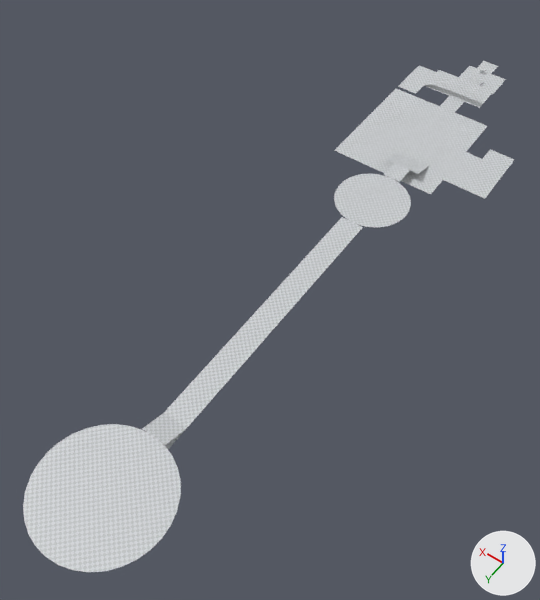
One commit to the Blender file ScoopsField/res/maps/painted_world/painted_world.blend: the scene before it, then after it.
Rendered twice from a camera (50 mm lens) standing at (-101.0, 331.0, 227.0) and looking at (3.0, 186.0, -1.0). The axes (+X, +Y, +Z) are drawn at lower right. The lights are the same throughout. The first picture is the older version.
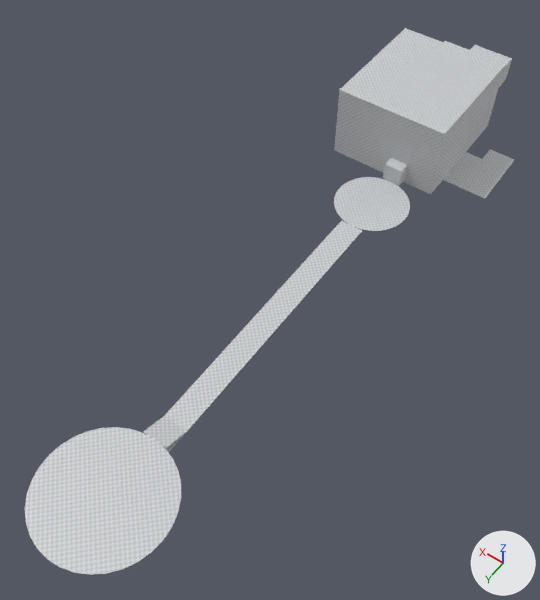
What the commit changed:
me_plane is used by ob_plane; location (0.0, 0.0, 0.0).
Verts and faces of me_plane; kept vertices keep their numbers, new ones are numbered from 10.
Before the commit, vertices of me_plane: 0 (-4.0, -4.0, 0.0) at pixel (498, 65), 1 (4.0, -4.0, 0.0) at pixel (483, 60), 2 (-4.0, 4.0, 0.0) at pixel (491, 73), 3 (4.0, 4.0, 0.0) at pixel (476, 68), 4 (-4.0, 19.0, 0.0).
Before the commit, vertices of me_plane: 5 (4.0, 19.0, 0.0), 6 (-12.0, 4.0, 0.0) at pixel (506, 79), 7 (-12.0, 19.0, 0.0) at pixel (493, 94), 8 (8.0, 4.0, 0.0) at pixel (469, 65), 9 (8.0, 19.0, 0.0).
me_plane had 10 vertices, 4 faces and spanned x -12.0..8.0, y -4.0..19.0, z 0.0.
me_plane no longer uses material mat_material (picture img_debug_diffuse_png).
me_plane now has 4 vertices, 1 face and spans x -12.0..8.0, y -7.0..8.0, z 0.0.
Part 2, on me_plane:
Vertices deleted: 0 to 9 (with the faces that use them).
New vertex 10 is at (-12.0, -7.0, 0.0).
New vertex 11 is at (8.0, -7.0, 0.0).
New vertex 12 is at (-12.0, 8.0, 0.0).
New vertex 13 is at (8.0, 8.0, 0.0).
New faces: (10, 11, 13, 12).
me_plane_004 is used by ob_plane_004; location (0.0, 36.0, 2.0).
me_plane_004 had 24 vertices, 13 faces and spanned x -41.0..28.0, y -1.0..65.0, z 0.0.
me_plane_004 now has 8 vertices, 3 faces and spans x -41.0..-21.0, y 23.4..53.8, z 0.0.
Part 1, on me_plane_004:
16 vertices are removed from x -21.0..28.0, y -1.0..65.0, z 0.0.
10 faces are deleted.
Mesh me_levelgeometrymesh is new.
It has 133 vertices, 101 faces and spans x -21.0..31.0, y -4.0..106.0, z 0.0..34.7.
It uses material mat_material (picture img_debug_diffuse_png).
Object 'Plane' (ob_plane) moves from (0.0, 0.0, 0.0) to (0.0, 11.0, 0.0).
Object 'Plane' (ob_plane) gains a SOLIDIFY modifier named 'Solidify'.
Modifier setting: thickness = 12.0.
Modifier setting: offset = 1.0.
Modifier setting: material_offset = 1.
Modifier setting: material_offset_rim = 2.
Modifier setting: use_even_offset = True.
Modifier setting: use_quality_normals = True.
Object 'Plane' (ob_plane) is now hidden.
Object 'Plane.001' (ob_plane_001) is deleted.
Object 'Plane.002' (ob_plane_002) moves from (0.0, 18.0, 0.0) to (0.0, 15.0, 0.0).
Object 'Plane.005' (ob_plane_005) is deleted.
Object 'Plane.006' (ob_plane_006) is deleted.
Object 'Circle' (ob_circle) moves from (-4.0, 122.0, 6.0) to (-4.0, 122.0, 4.0).
Object 'Plane.007' (ob_plane_007) moves from (-4.0, 138.9, 6.0) to (-4.0, 138.9, 4.0).
Object 'Circle.001' (ob_circle_001) moves from (-4.0, 283.7, 10.1) to (-4.0, 283.7, 8.1).
Object 'Plane.008' (ob_plane_008) moves from (-4.0, 251.0, 6.0) to (-4.0, 251.0, 4.0).
Object 'LevelGeometry' (ob_levelgeometry) is new; it shows me_levelgeometrymesh.
Its location is (0.0, 0.0, 0.0).

Boxes [x1, y1, x2, y2] around the edits, measured in the pictures (540 x 600 px):
'LevelGeometry', added
    after: [334, 28, 512, 194]
'Circle.001', moved
    before: [23, 424, 181, 572]
    after: [25, 427, 181, 575]
'Plane.007', moved
    before: [160, 217, 363, 449]
    after: [162, 220, 362, 453]
'Circle', moved
    before: [334, 174, 411, 228]
    after: [334, 177, 410, 231]
'Plane.001', deleted
    before: [398, 65, 494, 108]
'Plane.008', moved
    before: [142, 413, 186, 445]
    after: [143, 416, 187, 448]
'Plane', hidden
    before: [459, 61, 506, 94]
'Plane.006', deleted
    before: [386, 152, 429, 174]
'Plane.005', deleted
    before: [383, 163, 410, 182]
'Plane.002', no longer drawn
    before: [464, 76, 484, 85]
part 1 of me_plane_004, deleted
    before: [335, 89, 487, 194]
